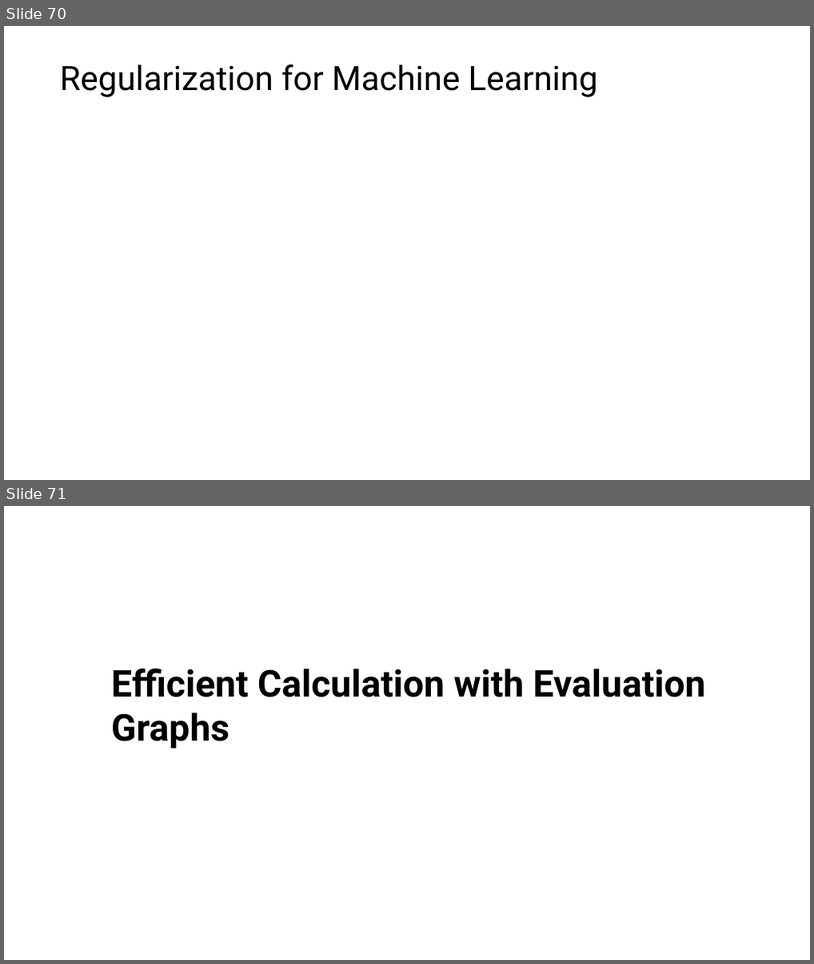
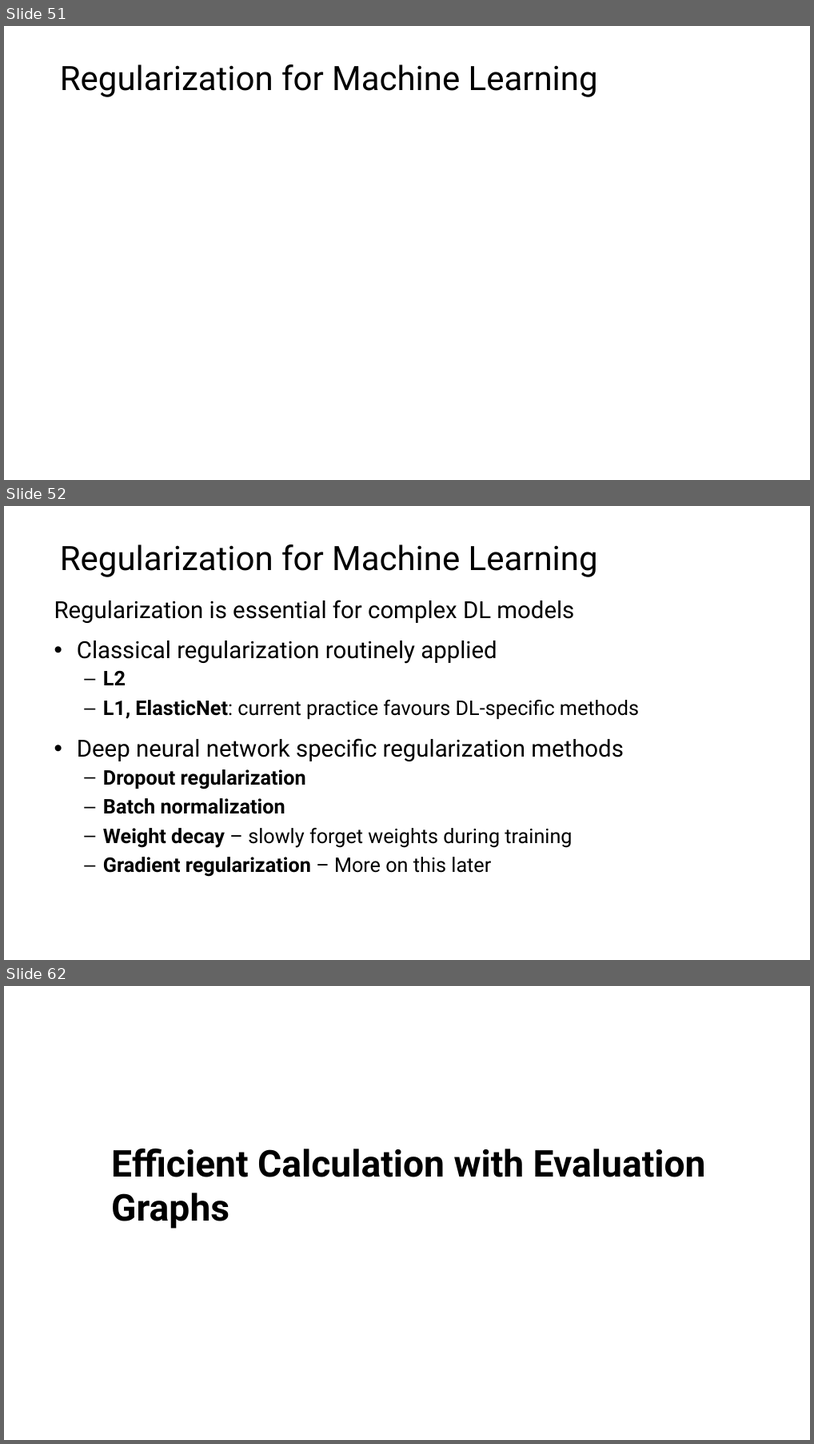
Before and after one commit to StephenElston/CSCI-E25, a slide deck: Slides/5_BuildingBlocksOfDeepLearning.pptx. Shown one above the other, each under a label of ours: slides 70 and 71 before the commit, slides 51, 52 and 62 after it; the slides between them are not shown. The pictures are 814x964 and 814x1444 pixels, drawn with LibreOffice and Linux fonts; fonts in the diff are those of the drawing; grey boxes stand for pictures. Boxes give left, top, right and bottom in pixels: in the first picture for what was removed or moved away, otherwise in the second. Text is boxed around its words. In the diff, an @@ line names an element or a change of style, - is before the commit and + after.

```diff
--- a/Slides/5_BuildingBlocksOfDeepLearning.pptx
+++ b/Slides/5_BuildingBlocksOfDeepLearning.pptx
@@ slide 52 added at <box>4,506,810,960</box>, background #FFFFFF @@
@@ title added at <box>60,544,598,577</box>, 40 pt, text #000000 @@
+Regularization for Machine Learning
@@ text added at <box>54,600,639,876</box>, 24 pt, text #000000 @@
+Regularization is essential for complex DL models
+• Classical regularization routinely applied
+  – L2
+  – L1, ElasticNet: current practice favours DL-specific methods
+• Deep neural network specific regularization methods
+  – Dropout regularization
+  – Batch normalization
+  – Weight decay – slowly forget weights during training
+  – Gradient regularization – More on this later
@@ what was slide 70 is now slide 51 @@
@@ what was slide 71 is now slide 62 @@
```
Also in this commit, not shown: 1 slide changed, 10 other slides added, 20 slides removed.
